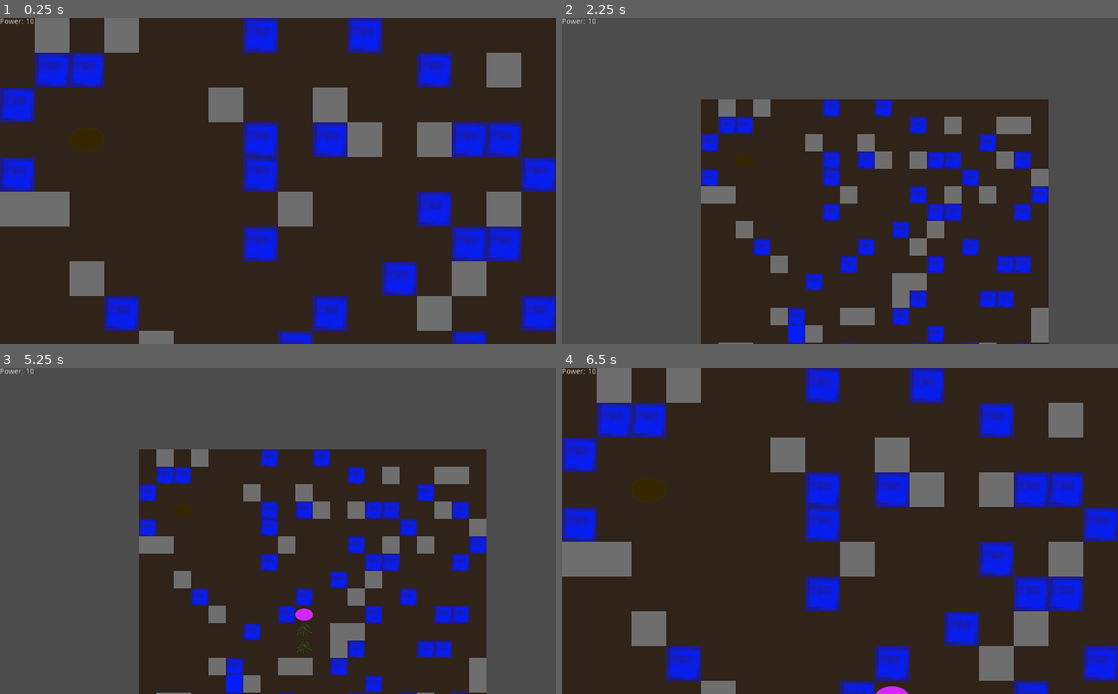
Above: before the commit, frames 1-4 (two rows, left to right).
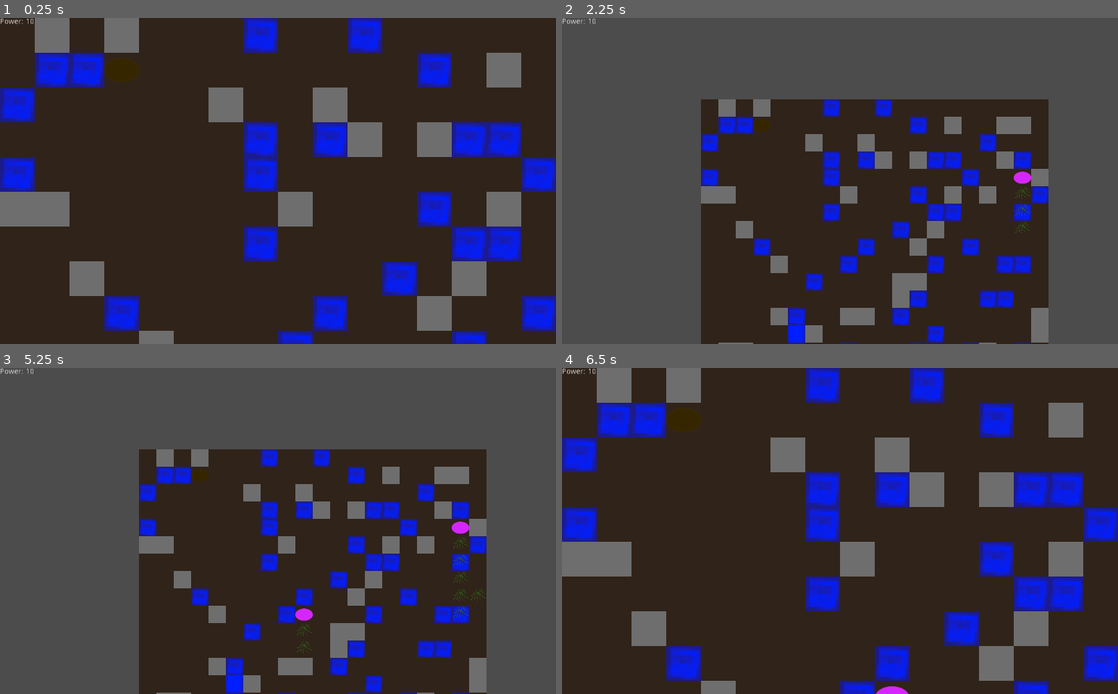
Above: after the commit, the same moments.

Repository: BigAwesome/SpringJam2D
Game: Godot game, scene res://scenes/game.tscn
Same seed, same stepped clock (60 frames per second), same inputs: the game is played once before the commit and once after it.
Inputs (mouse positions are in pixels of both pictures, inside the frame that each line leads up to):
- Up to frame 1 (0.25 s): no input
- Up to frame 2 (2.25 s): tap Enter at 0.5, 2 s; move the mouse to (812, 246) at 0.52 s; press the mouse at (812, 246) at 0.53 s; tap Space at 1.25 s; move the mouse to (1006, 229) at 1.27 s; release the mouse at (1006, 229) at 1.28 s; right-click (1006, 229) at 1.35 s; click (1006, 229) at 1.42 s; move the mouse to (673, 132) at 2.02 s; tap Mouse wheel down (mouse_wheel_down) at 2.1 s; click (673, 132) at 2.17 s
- Up to frame 3 (5.25 s): tap Space at 2.75, 4.25 s; move the mouse to (305, 531) at 2.77 s; tap Mouse wheel up (mouse_wheel_up) at 2.85 s; click (305, 531) at 2.92 s; tap Enter at 3.5 s; move the mouse to (194, 449) at 3.52 s; press the mouse at (194, 449) at 3.53 s; move the mouse to (400, 514) at 4.27 s; release the mouse at (400, 514) at 4.28 s; right-click (400, 514) at 4.35 s; click (400, 514) at 4.42 s; move the mouse to (166, 547) at 5.02 s; tap Mouse wheel down (mouse_wheel_down) at 5.1 s; click (166, 547) at 5.17 s
- Up to frame 4 (6.5 s): move the mouse to (895, 459) at 5.77 s; tap Mouse wheel up (mouse_wheel_up) at 5.85 s; click (895, 459) at 5.92 s

The runs differ from the first frame. In frame 1, 0.7% of the frame differs, in the area x 12-25%, y 12-41%; in frame 2, 0.3%; in frame 3, 0.4%; in frame 4, 0.7%.

Commit message:
removed unsave code

Diff:
--- a/scripts/bot_tree.gd
+++ b/scripts/bot_tree.gd
@@ -43,7 +43,6 @@
 
 func _calculate_spawn_point():
 	if(randomPosition):
-		var randtest = rand_range(spawnArea[0].x, spawnArea[1].x)
 		spawnPoint.x = 64 * int(rand_range(spawnArea[0].x, spawnArea[1].x)) + 32
 		spawnPoint.y = 64 * int(rand_range(spawnArea[0].y, spawnArea[1].y)) + 32
 	else:
@@ -154,12 +153,9 @@
 
 				if(index != start && index != end):
 					return true
-					break
 				else:
-
 					if(_check_no_diagonal_stones(index, start)):
 						return true
-						break
 
 			if(index.x < end.x):
 				index.x = index.x + 1
--- a/scripts/plants/tree.gd
+++ b/scripts/plants/tree.gd
@@ -53,7 +53,6 @@
 
 func _calculate_spawn_point():
 	if(randomPosition):
-		var randtest = rand_range(spawnArea[0].x, spawnArea[1].x)
 		spawnPoint.x = 64 * int(rand_range(spawnArea[0].x, spawnArea[1].x)) + 32
 		spawnPoint.y = 64 * int(rand_range(spawnArea[0].y, spawnArea[1].y)) + 32
 	else:
@@ -122,7 +121,6 @@
 		trunks.append(build_pos)
 		return "trunks"
 	else:
-		var tree_above_ground = []
 		var left = Vector2((build_pos.x + 1), build_pos.y)
 		var right = Vector2((build_pos.x - 1), build_pos.y)
 		if((trunks.find(left) != -1 or trunks.find(right) != -1) or (branches.find(left) != -1 or branches.find(right) != -1)):
@@ -155,12 +153,9 @@
 
 				if(index != start && index != end):
 					return "roots"
-					break
 				else:
-
 					if(_check_no_diagonal_stones(index, start)):
 						return "roots"
-						break
 
 			if(index.x < end.x):
 				index.x = index.x + 1
